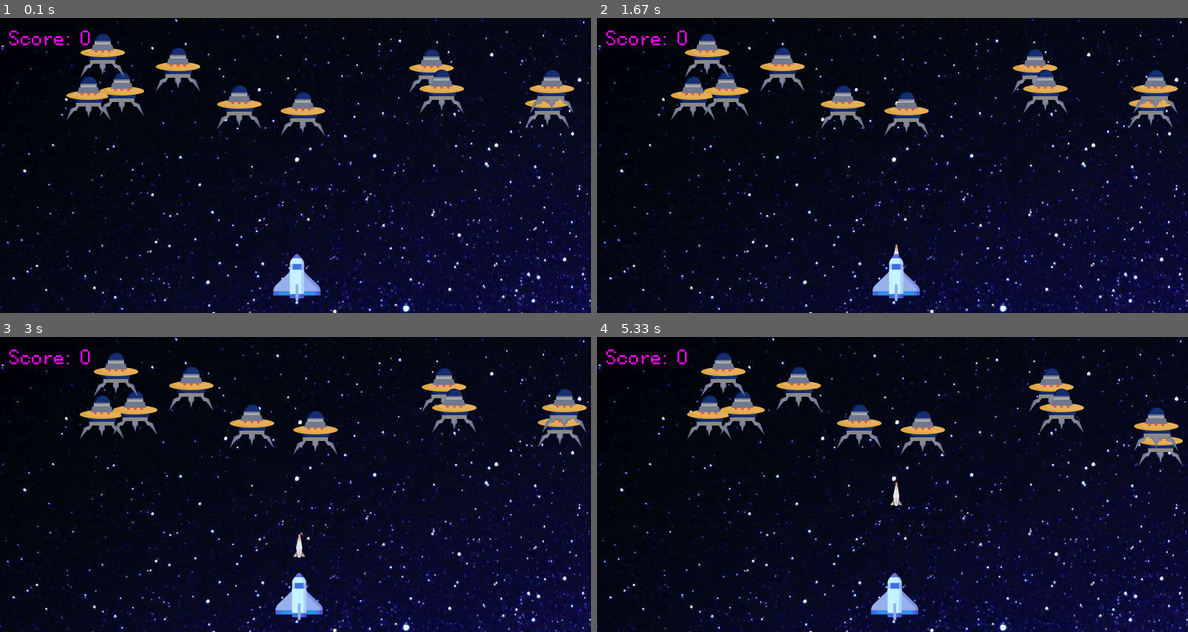
Above: before the commit, frames 1-4 (two rows, left to right).
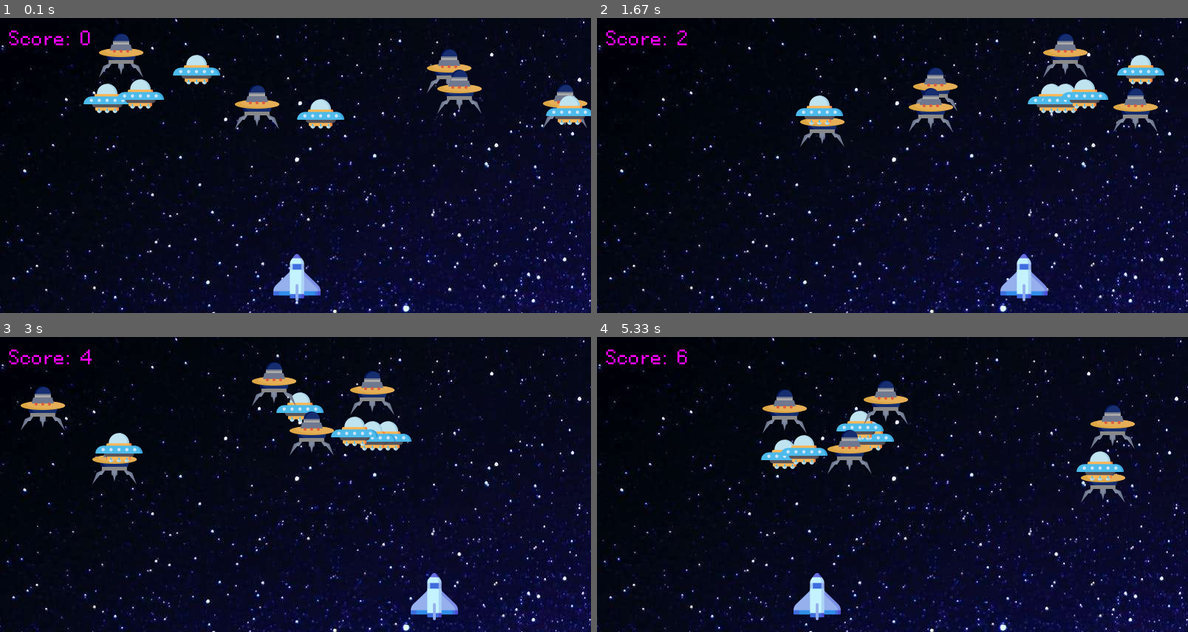
Above: after the commit, the same moments.

Repository: dropdeaddavi/space-invader-pygame
Game: pygame game, started from main.py
Same seed, same stepped clock (60 frames per second), same inputs: the game is played once before the commit and once after it.
Inputs:
- Up to frame 1 (0.1 s): no input
- Up to frame 2 (1.67 s): hold Right 0.33-0.8 s; hold Right 0.83-1.3 s; tap Space at 0.9, 1.2, 1.4 s; hold Left from 1.33 s (still down)
- Up to frame 3 (3 s): tap Space at 1.7, 1.97, 2.27, 2.4, 2.7 s; release Left at 1.87 s; hold Left 1.9-2.3 s; hold Right 2.33-2.97 s
- Up to frame 4 (5.33 s): hold Left 3-3.47 s; tap Space at 3.07, 3.37, 3.57, 3.87, 4.07, 4.37, 4.57, 4.87, 5.13 s; hold Right 3.5-3.97 s; hold Right 4-4.47 s; hold Left 4.5-5.03 s; hold Left from 5.07 s (still down)

The runs differ from the first frame. In frame 1, 6.9% of the frame differs, in the area x 11-100%, y 5-40%; in frame 2, 9.3%; in frame 3, 9.7%; in frame 4, 9.8%, in the area x 13-100%, y 5-96%.

Commit message:
Enemy number system updated. Conditions needed for Game Over added as well

Diff:
--- a/main.py
+++ b/main.py
@@ -5,6 +5,7 @@
 
 # initialize Pygame
 pygame.init()
+clock = pygame.time.Clock()
 
 # Set Screen
 width = 800
@@ -16,6 +17,11 @@
 pygame.display.set_caption("Space Invaders")
 icon = pygame.image.load("ufo.png")
 pygame.display.set_icon(icon)
+
+# Score System
+
+score_value = 0
+font = pygame.font.Font("Pixellettersfull-BnJ5.ttf", 40)
 
 # Player
 
@@ -34,26 +40,14 @@
 Enemy_1_Ychange = []
 num_of_enemies = 10
 
-for i in range(num_of_enemies):
-    Enemy_1_Image.append(pygame.image.load("EnemyAlien.png"))
-    Enemy_1_X.append(random.randint(0, 735))
-    Enemy_1_Y.append(random.randint(15, 100))
-    Enemy_1_Xchange.append(0.1)
-    Enemy_1_Ychange.append(25)
-
 # Bullet
 
 BulletImage = pygame.image.load("missile.png")
 BulletX = 0
 BulletY = 320
 BulletXchange = 0
-BulletYchange = .5
+BulletYchange = 20
 BulletState = "ready"
-
-# Score System
-
-score_value = 0
-font = pygame.font.Font("Pixellettersfull-BnJ5.ttf", 40)
 
 scoreX = 10
 scoreY = 10
@@ -66,6 +60,15 @@
 
 mixer.music.load("ravagers.mp3")
 mixer.music.play(-1)
+
+# Game Over Font
+
+overFont = pygame.font.Font("Pixellettersfull-BnJ5.ttf", 90)
+
+
+def Game_Over():
+    gameOver = overFont.render("GAME OVER!", True, (255, 0, 0))
+    screen.blit(gameOver, (215, 150))
 
 
 def Show_Score(x, y):
@@ -95,7 +98,22 @@
         return False
 
 
+def addNewEnemy():
+    if num_of_enemies % 10 == 0:
+        Enemy_1_Image.append(pygame.image.load("ufo_2.png"))
+    Enemy_1_Image.append(pygame.image.load("EnemyAlien.png"))
+    Enemy_1_X.append(random.randint(0, 735))
+    Enemy_1_Y.append(random.randint(15, 100))
+    Enemy_1_Xchange.append(5)
+    Enemy_1_Ychange.append(25)
+
+
+for i in range(num_of_enemies):
+    addNewEnemy()
+
 # Game Loop
+
+threshold = 10
 
 windowRunning = True
 
@@ -109,9 +127,9 @@
 
         if event.type == pygame.KEYDOWN:
             if event.key == pygame.K_LEFT:
-                Xchange = -.1
+                Xchange = -10
             if event.key == pygame.K_RIGHT:
-                Xchange = .1
+                Xchange = 10
 
             # Firing the bullet
             if event.key == pygame.K_SPACE:
@@ -129,13 +147,17 @@
 
     for i in range(num_of_enemies):
 
+        if Enemy_1_Y[i] > 250:
+            for j in range(num_of_enemies):
+                Enemy_1_Y[j] = 2000
+            Game_Over()
+            break
         Enemy_1_X[i] += Enemy_1_Xchange[i]
-
         if Enemy_1_X[i] <= 0:
-            Enemy_1_Xchange[i] = .1
+            Enemy_1_Xchange[i] = 5
             Enemy_1_Y[i] += Enemy_1_Ychange[i]
         elif Enemy_1_X[i] >= 736:
-            Enemy_1_Xchange[i] = -.1
+            Enemy_1_Xchange[i] = -5
             Enemy_1_Y[i] += Enemy_1_Ychange[i]
         # Collision Detection
         collision = isCollision(Enemy_1_X[i], BulletX, Enemy_1_Y[i], BulletY)
@@ -167,6 +189,12 @@
         Fire_Bullet(BulletX, BulletY)
         BulletY -= BulletYchange
 
+    if score_value >= threshold:
+        addNewEnemy()
+        num_of_enemies += 1
+        threshold += 10
+
     Player(PlayerX, PlayerY)
     Show_Score(scoreX, scoreY)
-    pygame.display.update()
+    clock.tick(60)
+    pygame.display.flip()
Binary file added: ufo_2.png
